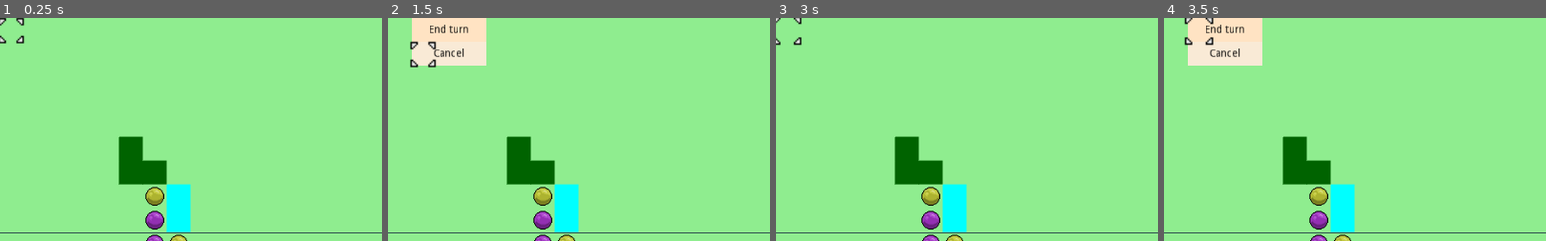
Above: before the commit, frames 1-4 (left to right).
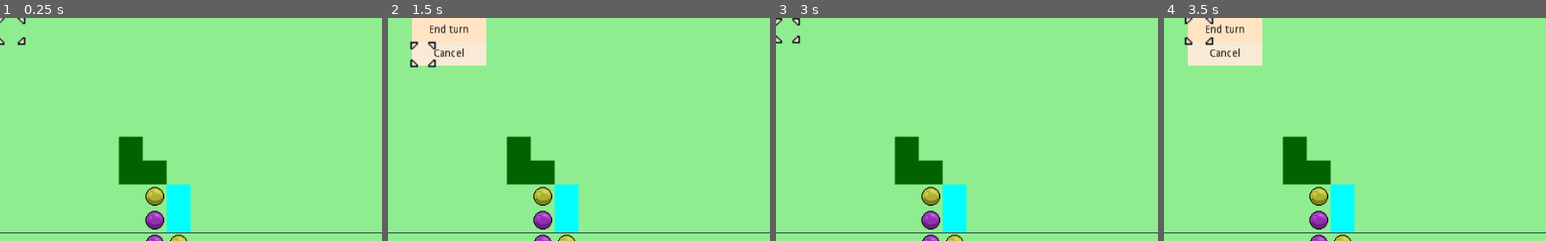
Above: after the commit, the same moments.

Repository: DaveRendell/gridcursor
Game: Godot game, scene res://src/map/SquareGrid.tscn
Same seed, same stepped clock (60 frames per second), same inputs: the game is played once before the commit and once after it.
Inputs (mouse positions are % of the whole screen's width and height, from its top left):
- Up to frame 1 (0.25 s): no input
- Up to frame 2 (1.5 s): tap Enter (ui_accept) at 0.5, 0.77 s; move the mouse to (72, 45) at 0.52 s; hold Right (ui_right) 0.53-1.28 s; click (72, 45) at 0.67 s; move the mouse to (30, 55) at 1.27 s; hold Down (ui_down) from 1.28 s (still down)
- Up to frame 3 (3 s): tap Enter (ui_accept) at 1.52, 2 s; move the mouse to (60, 28) at 2.02 s; release Down (ui_down) at 2.03 s; hold Right (ui_right) 2.03-2.78 s; move the mouse to (45, 70) at 2.77 s; hold Up (ui_up) from 2.78 s (still down); click (45, 70) at 2.92 s
- Up to frame 4 (3.5 s): keep holding Up (ui_up); tap Enter (ui_accept) at 3.02 s
The pictures show only the part of the screen within x 0-50%, y 0-50%; the shares and areas given below are measured in that part.

The runs differ from the first frame. In frame 1, 0.3% of the frame differs, in the area x 0-7%, y 0-13%; in frame 2, nothing differs; in frame 3, 0.3%; in frame 4, nothing differs.

Commit message:
Further movement bug fixes

Diff:
--- a/src/map/Map.gd
+++ b/src/map/Map.gd
@@ -23,6 +23,8 @@
 	terrain_grid.set_value(Coordinate.new(6, 6), 2)
 	terrain_grid.set_value(Coordinate.new(7, 7), 3)
 	terrain_grid.set_value(Coordinate.new(7, 8), 3)
+
+	draw_nodes()
 
 func _draw():
 	for coordinate in terrain_grid.coordinates():
@@ -50,7 +52,6 @@
 			draw_line(from, to, Color.coral, grid_size * 0.5, true)
 
 	draw_grid()
-	draw_nodes()
 
 func distance(coordinate_1: Coordinate, coordinate_2: Coordinate) -> int:
 	push_error("Implement distance in inheriting class")
--- a/src/map/SquareGrid.tscn
+++ b/src/map/SquareGrid.tscn
@@ -9,9 +9,6 @@
 
 [node name="Background" parent="." index="0"]
 show_behind_parent = true
-
-[node name="Cursor" parent="." index="1"]
-frame = 1
 
 [node name="Unit" parent="GridNodes" index="0" instance=ExtResource( 4 )]
 x = 6
--- a/src/map/Unit.gd
+++ b/src/map/Unit.gd
@@ -17,26 +17,6 @@
 }
 var unit_state: int = 0
 
-# States
-# 0: Non selected
-	# On select -> selected
-# 1: Selected
-	# Highlight movable areas
-	# Update path on cursor move
-	# click movement option -> (animated) action_select
-	# click attack option -> (animated) action_select with preselected attack, no wait option?
-	# click other option -> #0
-# 2: Action select
-	# Menu with options
-	# Wait -> finished
-	# Cancel -> #1
-	# Attack -> #3 attack_select
-# 3: Attack select
-	# Highlight attackable units from moved position
-	# Click non attack option -> #2
-	# Click attack option -> (attack, then) #4
-#4 Done
-
 var movement_remaining: CoordinateMap = null
 var movement_options: CoordinateList = null
 var empty_movement_options: CoordinateList = null
@@ -90,6 +70,7 @@
 		if movement_options.has(clicked_cell):
 			# Animate movement along movement path, then move to action select
 			var path = map.path
+			map.disconnect("cursor_move", self, "handle_cursor_move")
 			var tween = animate_movement_along_path(map)
 			yield(tween, "finished")
 			state_to_action_select(map, path)
@@ -102,6 +83,7 @@
 			else:
 				path = get_path_to_coords(map, get_node_can_attack_from(map, clicked_cell))
 			map.path = path
+			map.disconnect("cursor_move", self, "handle_cursor_move")
 			var tween = animate_movement_along_path(map)
 			yield(tween, "finished")
 			state_to_attack_confirm(map, path)
@@ -110,7 +92,7 @@
 func state_to_action_select(map: Map, path: CoordinateList):
 	print("Unit state: Action select")
 	unit_state = UnitState.ACTION_SELECT
-	var new_location = map.cursor
+	var new_location = path.last()
 	var attack_options = get_attack_options(map, new_location) # TODO: Get options from all attacks
 
 	var menu_options = ["Wait", "Cancel"]
@@ -126,6 +108,7 @@
 	menu.queue_free()
 
 	if option == "Cancel":
+		position = map.position_from_coordinates(path.at(0))
 		yield(get_tree(), "idle_frame")
 		state_to_selected(map, path)
 	if option == "Wait":
@@ -138,7 +121,6 @@
 	print("Unit state: Attack select")
 	unit_state = UnitState.ATTACK_SELECT
 	var attack_options = get_attack_options(map, new_location)
-	position = map.position_from_coordinates(new_location)
 	map.clear_highlights()
 	map.add_highlights(attack_options, Color.lightpink)
 
@@ -147,7 +129,6 @@
 	attack_selected.resume()
 
 	if typeof(result) == TYPE_STRING and result == "cancel":
-		position = map.position_from_coordinates(path.at(0))
 		state_to_action_select(map, path)
 	else:
 		state_to_attack_confirm(map, path)
@@ -157,11 +138,13 @@
 	unit_state = UnitState.ATTACK_CONFIRM
 	var attacked_node = map.node_array().at(map.cursor)
 
-	var menu_options = ["Attack", "Cancel"]
+	var menu_options = ["999% Damage", "Cancel"]
 
 	var menu = new_menu.instance()
 	menu.set_options(menu_options)
-	menu.position = Vector2(map.grid_size, 0)
+	menu.position = map.position_from_coordinates(map.cursor)\
+		+ Vector2(map.grid_size, 0)\
+		- map.position_from_coordinates(coordinate())
 	menu.z_index = 10
 	add_child(menu)
 	map.set_active(false)
@@ -169,7 +152,7 @@
 	menu.queue_free()
 	map.set_active(true)
 
-	if option == "Attack":
+	if option == "999% Damage":
 		attacked_node.queue_free() # TODO: damage rather than instadeath
 		update_position(map, path.last())
 		state_to_done(map)
